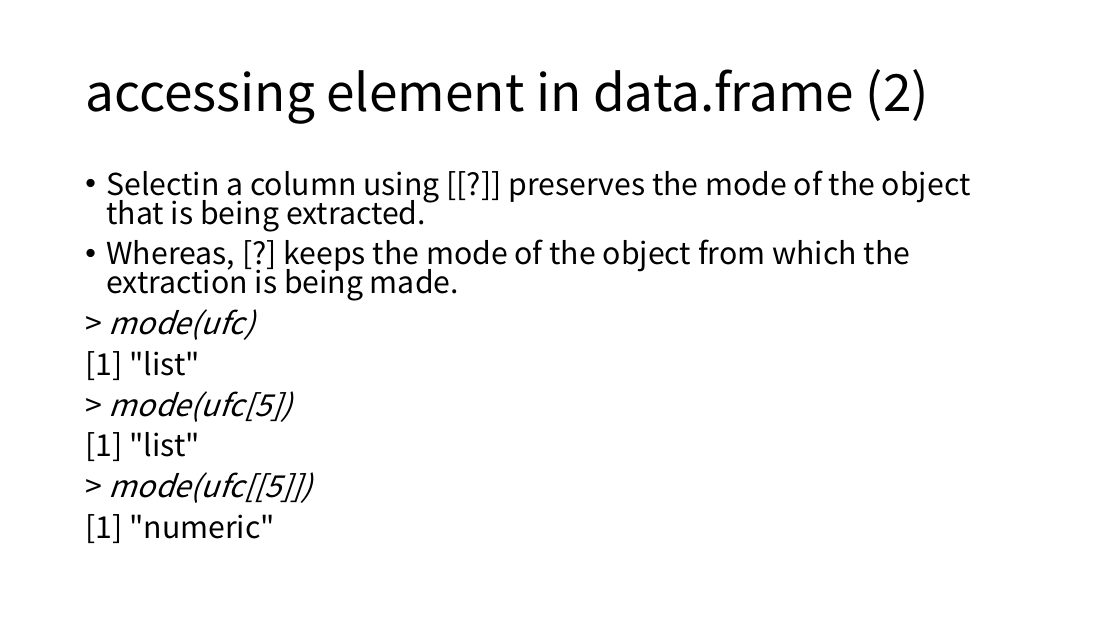
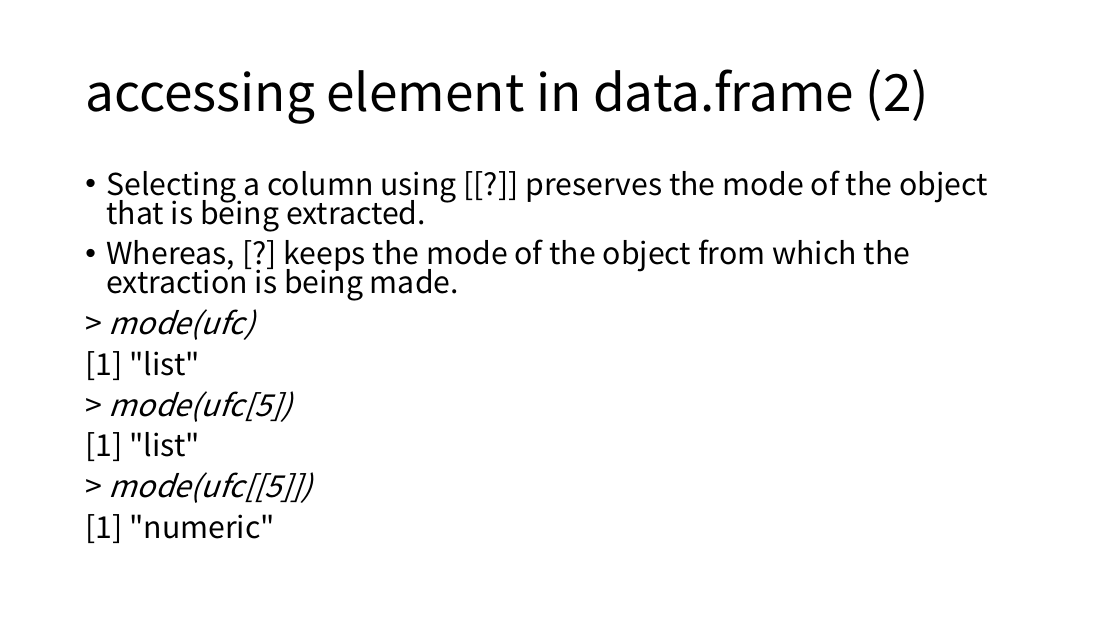
Before and after one commit to ksublee/SSuR, a slide deck: slide 10 of ppt/5.Sophisticated data structures.pptx. Drawn at 1120x630 pixels with LibreOffice and Linux fonts; fonts in the diff are those of the drawing. Boxes give left, top, right and bottom in pixels: in the first picture for what was removed or moved away, otherwise in the second. Text is boxed around its words. In the diff, an @@ line names an element or a change of style, - is before the commit and + after.

```diff
--- a/ppt/5.Sophisticated data structures.pptx
+++ b/ppt/5.Sophisticated data structures.pptx
@@ text at <box>106,170,988,232</box>: text changed @@
-• Selectin a column using [[?]] preserves the mode of the object that is being extracted.
+• Selecting a column using [[?]] preserves the mode of the object that is being extracted.
```
Also in this commit, not shown: 2 other slides changed, 1 other file.
